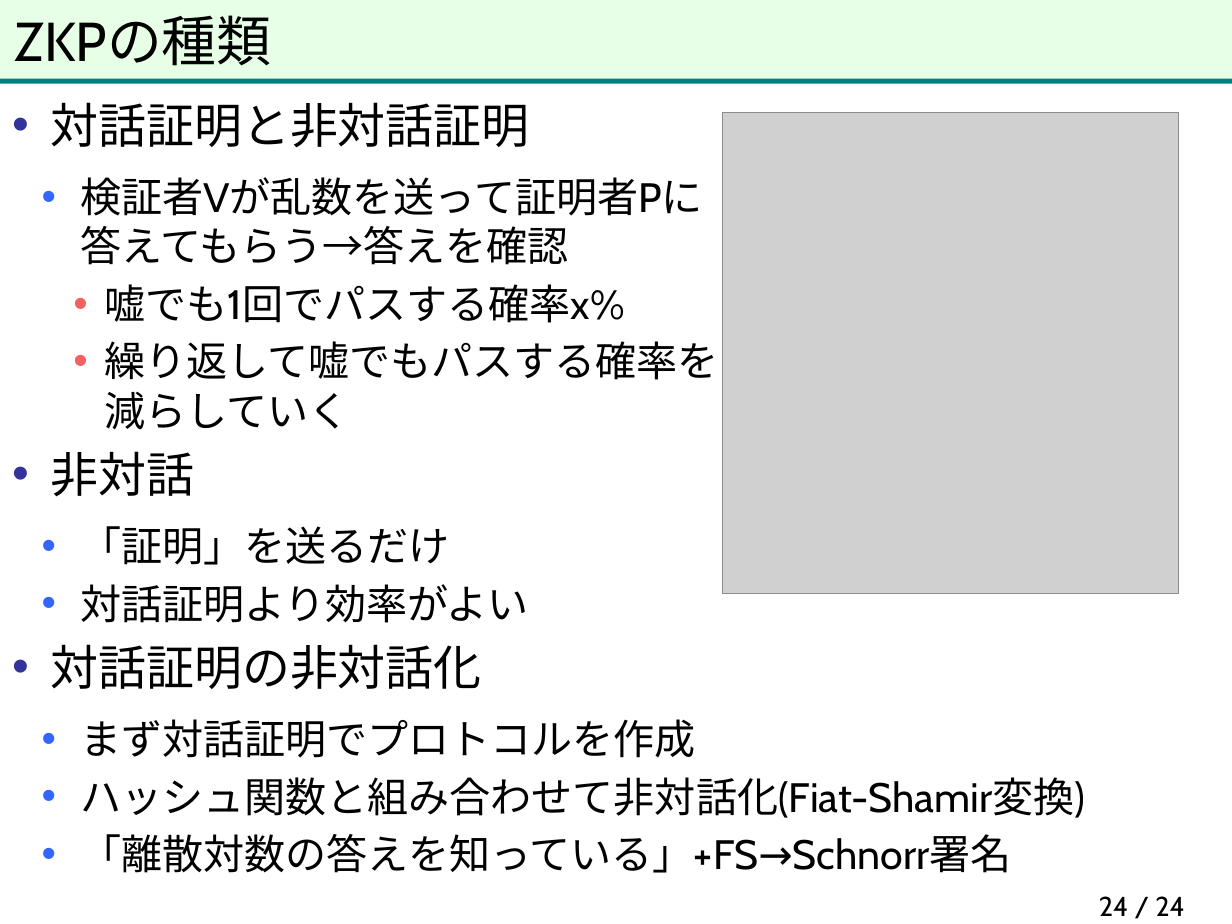
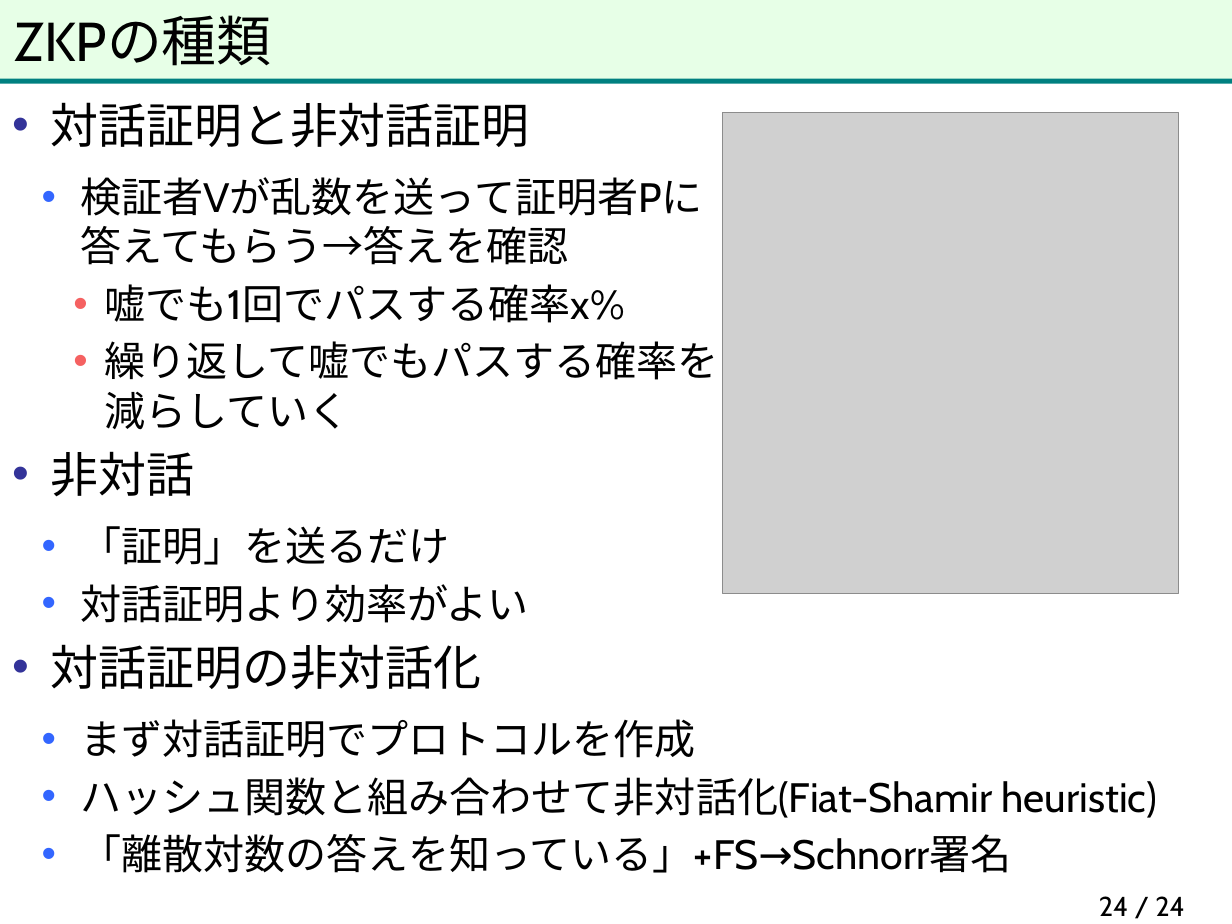
Before and after one commit to herumi/anninbon, a slide deck: slide 24 of lec/anninbon11.pptx. Drawn at 1232x924 pixels with LibreOffice and Linux fonts; fonts in the diff are those of the drawing; grey boxes stand for pictures; background and template pictures are left out. Boxes give left, top, right and bottom in pixels: in the first picture for what was removed or moved away, otherwise in the second. Text is boxed around its words. In the diff, an @@ line names an element or a change of style, - is before the commit and + after.

```diff
--- a/lec/anninbon11.pptx
+++ b/lec/anninbon11.pptx
@@ text at <box>80,777,1158,818</box>: text changed @@
-  • ハッシュ関数と組み合わせて非対話化(Fiat-Shamir変換)
+  • ハッシュ関数と組み合わせて非対話化(Fiat-Shamir heuristic)
```
Also in this commit, not shown: 1 other slide changed, 11 slides added.
